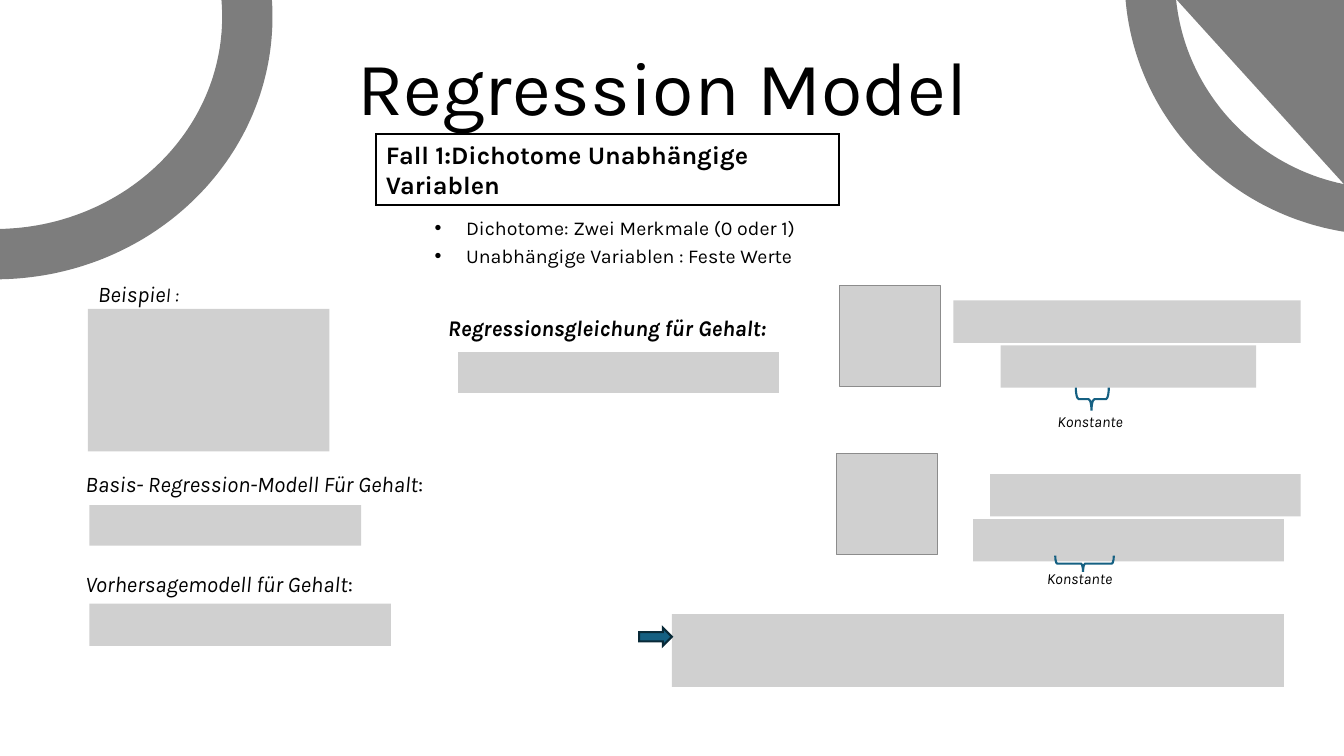
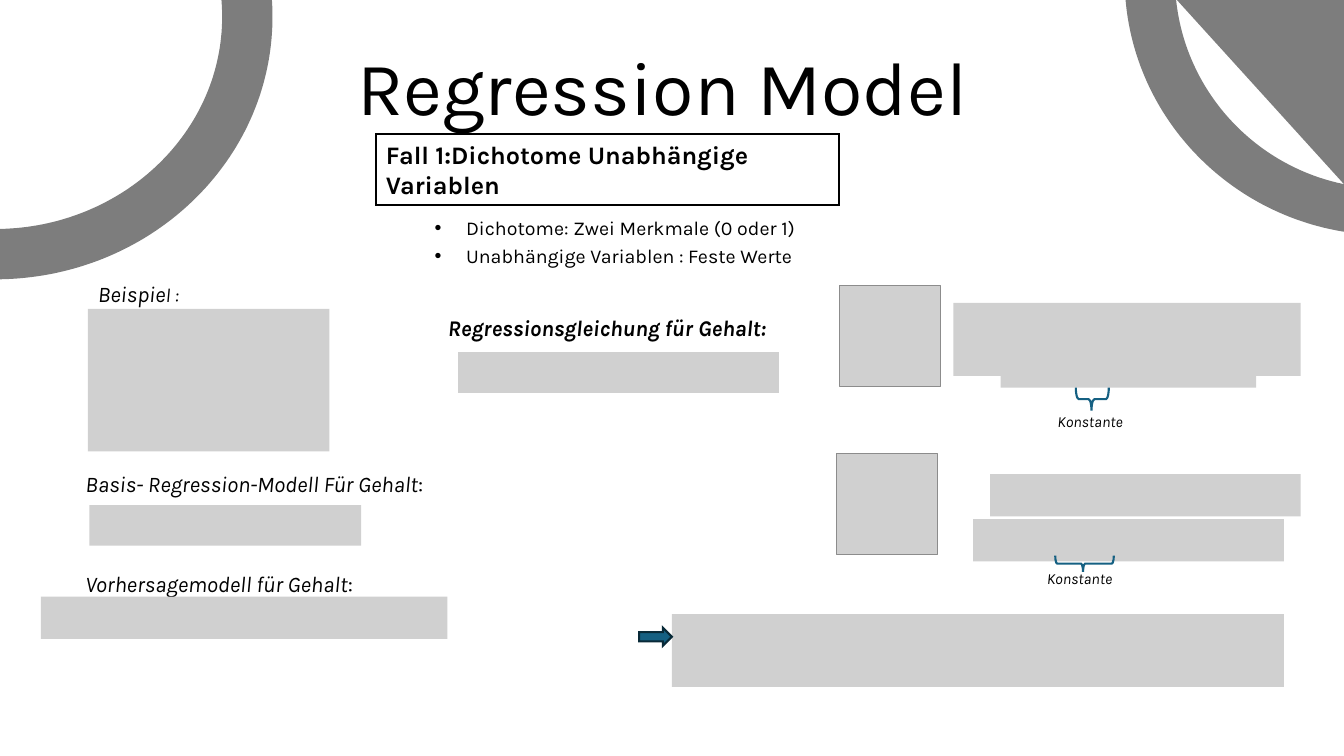
Before and after one commit to ApeXLgross/Stats2_project_PP, a slide deck: slide 7 of Statistk2.pptx (slide 6 before the commit). Drawn at 1344x756 pixels with LibreOffice and Linux fonts; fonts in the diff are those of the drawing; grey boxes stand for pictures. Boxes give left, top, right and bottom in pixels: in the first picture for what was removed or moved away, otherwise in the second. Text is boxed around its words. In the diff, an @@ line names an element or a change of style, - is before the commit and + after.

```diff
--- a/Statistk2.pptx
+++ b/Statistk2.pptx
@@ picture: place and size @@
-picture at [954,300,1302,343]
+picture at [954,303,1302,376]
@@ picture: place and size @@
-picture at [90,604,391,646]
+picture at [40,597,447,639]
```
Also in this commit, not shown: 5 other slides changed, 13 slides added, 3 slides removed.
